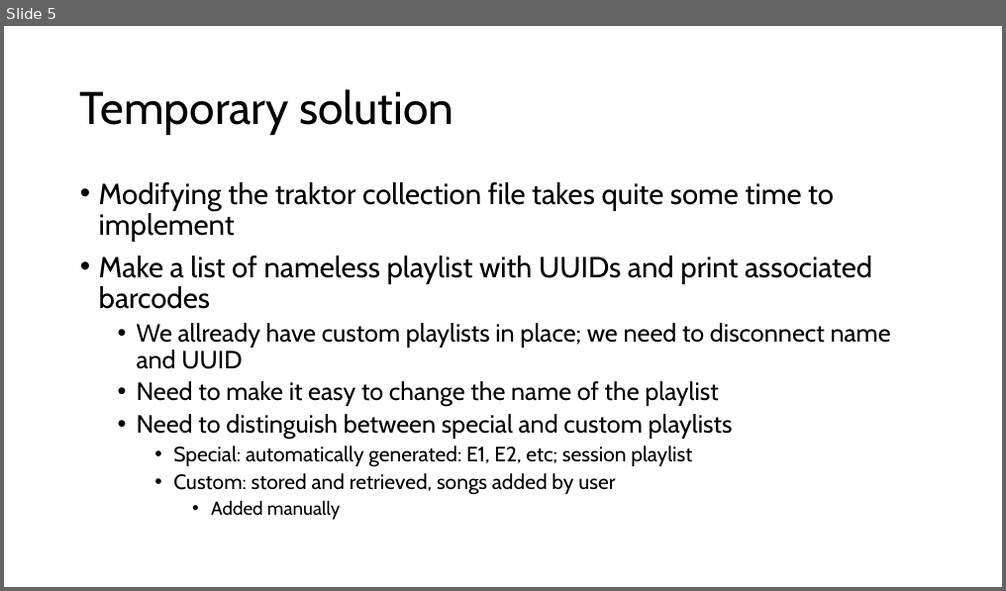
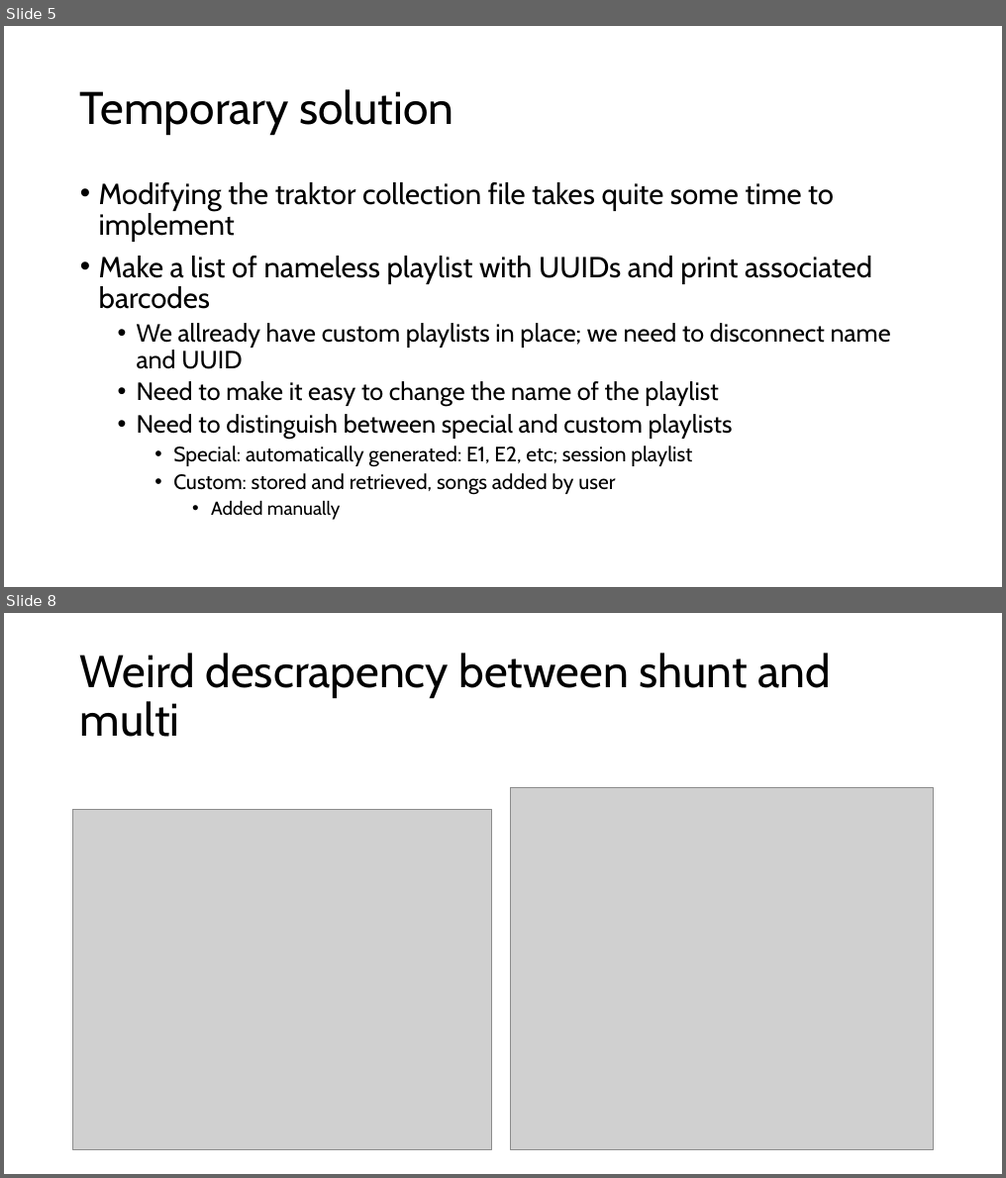
Before and after one commit to pier3100/SUDJ-peripheral, a slide deck: Design Log/Music Library.pptx. Shown one above the other, each under a label of ours: slide 5 before the commit, slides 5 and 8 after it; the slides between them are not shown. The pictures are 1006x591 and 1006x1178 pixels, drawn with LibreOffice and Linux fonts; fonts in the diff are those of the drawing; grey boxes stand for pictures. Boxes give left, top, right and bottom in pixels: in the first picture for what was removed or moved away, otherwise in the second. Text is boxed around its words. In the diff, an @@ line names an element or a change of style, - is before the commit and + after.

```diff
--- a/Design Log/Music Library.pptx
+++ b/Design Log/Music Library.pptx
@@ slide 8 added at box(4, 613, 1002, 1174), background #FFFFFF @@
@@ title added at box(80, 653, 831, 737), 44 pt, text #000000 @@
+Weird descrapency between shunt and multi
@@ picture added at box(510, 787, 934, 1150) @@
@@ picture added at box(73, 810, 491, 1151) @@
```
Also in this commit, not shown: 1 slide changed, 4 other slides added, 5 other files.
